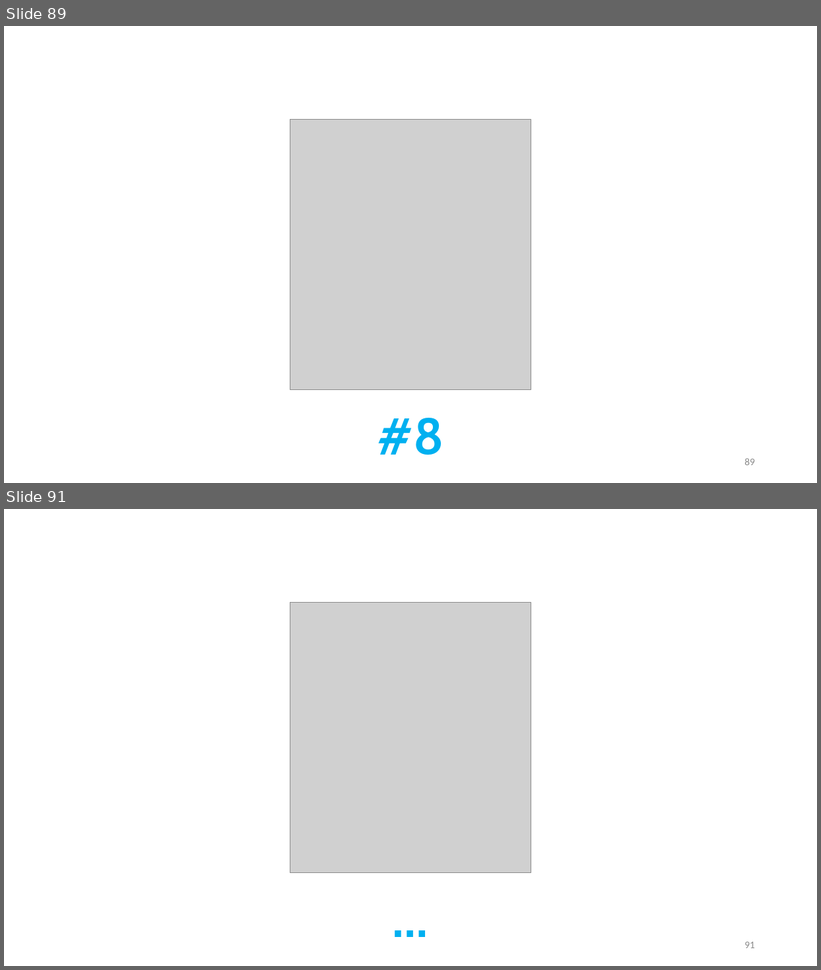
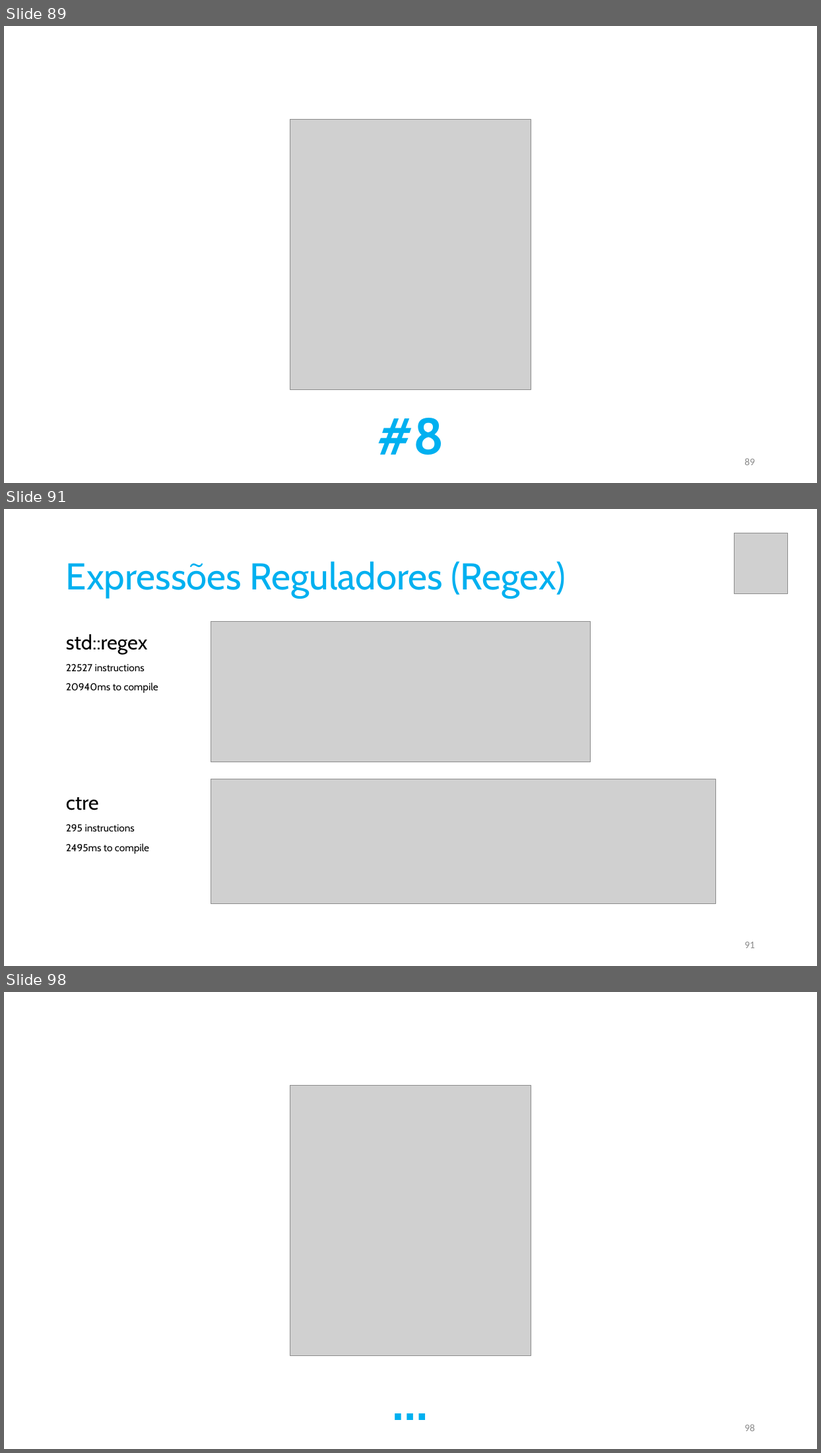
Before and after one commit to pfaco/ees_cpp, a slide deck: slides/C++.pptx. Shown one above the other, each under a label of ours: slides 89 and 91 before the commit, slides 89, 91 and 98 after it; the slides between them are not shown. The pictures are 821x970 and 821x1453 pixels, drawn with LibreOffice and Linux fonts; fonts in the diff are those of the drawing; grey boxes stand for pictures. Boxes give left, top, right and bottom in pixels: in the first picture for what was removed or moved away, otherwise in the second. Text is boxed around its words. In the diff, an @@ line names an element or a change of style, - is before the commit and + after.

```diff
--- a/slides/C++.pptx
+++ b/slides/C++.pptx
@@ slide 91 added at bbox=[4, 509, 817, 966], background #FFFFFF @@
@@ picture added at bbox=[735, 533, 789, 593] @@
@@ title added at bbox=[66, 561, 566, 598], 44 pt, text #00B0F0 @@
+Expressões Reguladores (Regex)
@@ picture added at bbox=[211, 622, 590, 762] @@
@@ text added at bbox=[66, 634, 158, 854], 12 pt, text #000000 @@
+std::regex
+22527 instructions
+20940ms to compile
+ctre
+295 instructions
+2495ms to compile
@@ picture added at bbox=[211, 779, 716, 904] @@
@@ page number added at bbox=[745, 942, 755, 949], 12 pt, text #8C8C8C @@
+91
@@ what was slide 91 is now slide 98 @@
@@ page number at bbox=[745, 1424, 755, 1432]: text changed @@
-91
+98
```
Also in this commit, not shown: 7 other slides added, 1 slide removed, 14 other files.
